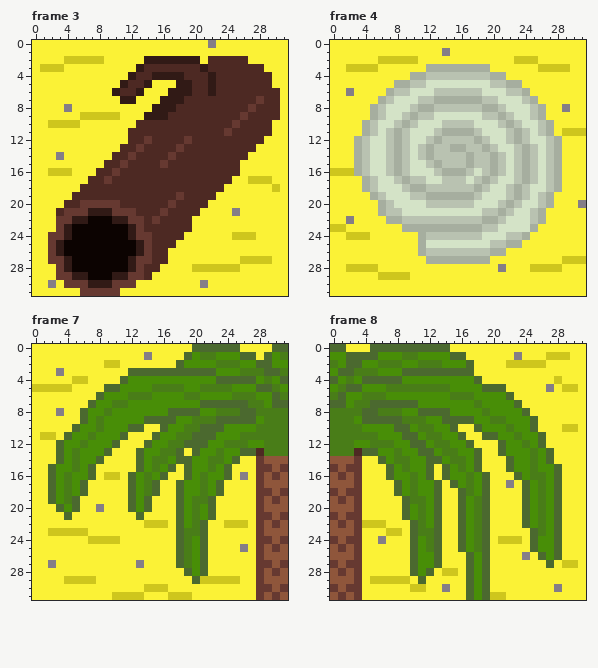
Pixel-art file: aseprite stuff/Beach-Sheet.aseprite. The picture above is the old version.
32x32 pixels, 8 frames. Shown: frame 3, frame 4, frame 7, frame 8. The commit also changed other frames, which this record leaves out.
After the commit:
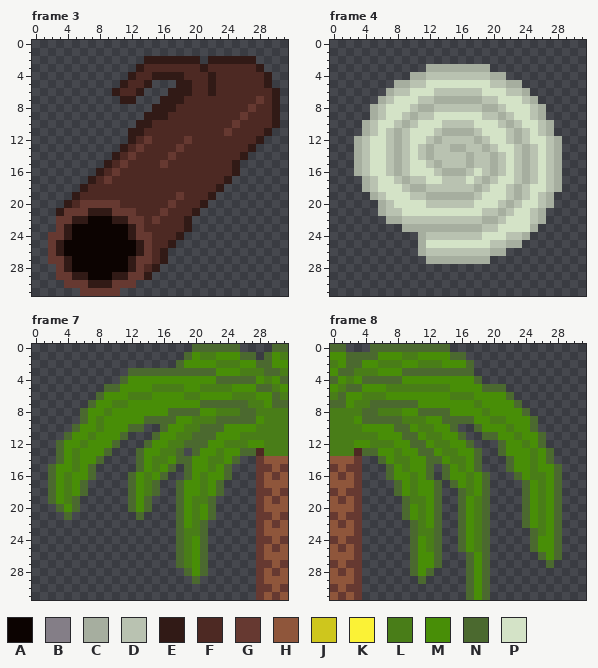
Palette (. is transparent): A #0c0301  B #847e87  C #a6ae9f  D #b9c2b1  E #311a16  F #4d2923  G #663931  H #8f563b  J #cec61d  K #fbf236  L #497d18  M #488e07  N #4b692f  P #d4e3c7
The edit:
Changed rows in their new state; - is an unchanged pixel.
Frame 3, layers "Layer 1", "Sprite Sheet":
first column x 0:
 0 ................................
 1 ................................
 2 ..............-------.EEEEEE....
 3 .............---------------E...
 4 ............-----------------E..
 5 ...........----...-----------E..
 6 ..........----...-------------E.
 7 ...........--...--------------E.
 8 ...............---------------E.
 9 ..............----------------E.
10 .............EE---------------E.
11 ............EE---------------E..
12 ............E---------------E...
13 ...........E---------------E....
14 ..........E---------------E.....
15 .........E---------------E......
16 ........E----------------E......
17 .......E----------------E.......
18 ......E----------------E........
19 .....E----------------E.........
20 ....E----------------E..........
21 ...E----------------E...........
22 ...----------------E............
23 ...----------------E............
24 ..----------------E.............
25 ..---------------E..............
26 ..--------------E...............
27 ..--------------E...............
28 ...------------E................
29 ...-----------E.................
30 ....---------...................
31 ......-----.....................
Frame 4, layer "Layer 1":
first column x 0:
 0 ................................
 1 ................................
 2 ................................
 3 ............--------............
 4 ..........------------..........
 5 ........----------------........
 6 .......------------------.......
 7 ......--------------------......
 8 .....----------------------.....
 9 .....----------------------.....
10 ....------------------------....
11 ....------------------------....
12 ...--------------------------...
13 ...--------------------------...
14 ...--------------------------...
15 ...--------------------------...
16 ...--------------------------...
17 ....-------------------------...
18 ....-------------------------...
19 .....-----------------------....
20 ......----------------------....
21 ......---------------------.....
22 .......--------------------.....
23 .........-----------------......
24 ...........--------------.......
25 ...........-------------........
26 ...........-----------..........
27 ............--------............
28 ................................
29 ................................
30 ................................
31 ................................
Frame 7, layer "Layer 2":
first column x 0:
 0 ....................------....
 1 ...................---------.-
 2 ..................------------
 3 ............------------------
 4 ...........-------------------
 5 .........---------------------
 6 ........----------------------
 7 .......-----------------------
 8 ......------------------------
 9 ......------------------------
10 .....---------..--------------
11 ....--------...---------------
12 ...--------...----------------
13 ...-------...------.----------
14 ...------....-------------..--
15 ..------.....-----.------...--
16 ..------....-----..------...--
17 ..-----.....----..------....--
18 ..-----.....----..------....--
19 ..----......---...-----.....--
20 ...---......---...-----.....--
21 ....-........-....-----.....--
22 ..................----......--
23 ..................----......--
24 ..................----......--
25 ..................----......--
26 ..................----......--
27 ..................----......--
28 ...................---......--
29 ....................-.......--
30 ............................--
31 ............................--
Frame 8, layer "Layer 2":
first column x 2:
 0 ...----------.................
 1 ---------------...............
 2 ----------------..............
 3 ----------------..............
 4 -----------------.............
 5 --------------------..........
 6 ---------------------.........
 7 ----------------------........
 8 -----------------------.......
 9 ------------------------......
10 --------------..--------......
11 ---------------..--------.....
12 ----------------...------.....
13 -----------------..-------....
14 --..-------------...------....
15 --...------.-----...-------...
16 --...------.------...------...
17 --....------.-----....-----...
18 --....------..----....-----...
19 --.....-----..----....-----...
20 --.....-----..----....-----...
21 --.....-----..----....-----...
22 --......----..----....-----...
23 --......----..----.....----...
24 --......----..----.....----...
25 --......----..----.....----...
26 --......----...---......---...
27 --......----...---.......-....
28 --......---....---............
29 --.......-.....---............
30 --.............---............
31 --.............---............
